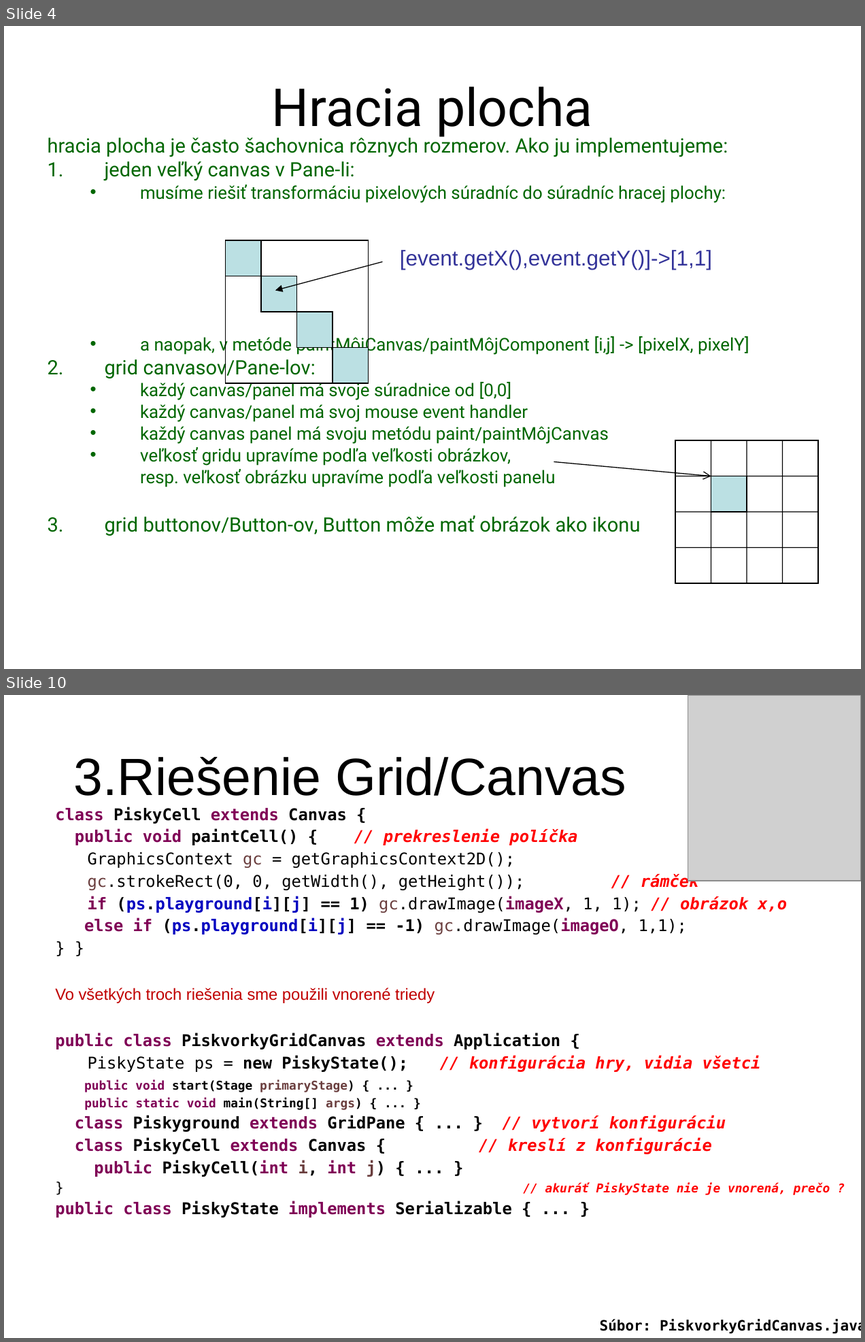
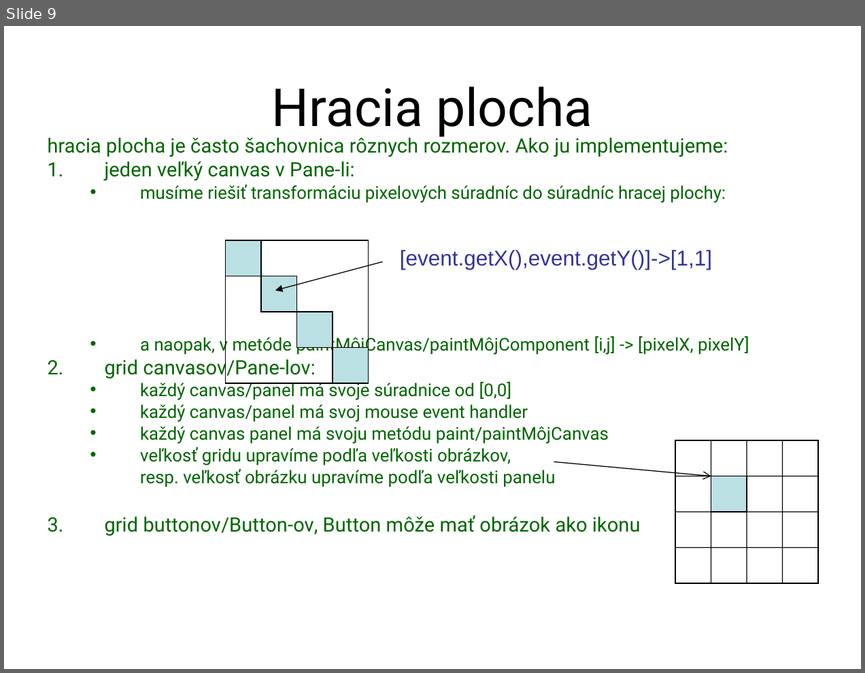
Before and after one commit to Programovanie4/Prednasky, a slide deck: 12/12_java.ppt. Shown one above the other, each under a label of ours: slides 4 and 10 before the commit, slide 9 after it; the slides between them are not shown. The pictures are 865x1342 and 865x673 pixels, drawn with LibreOffice and Linux fonts; fonts in the diff are those of the drawing; grey boxes stand for pictures. Boxes give left, top, right and bottom in pixels: in the first picture for what was removed or moved away, otherwise in the second. Text is boxed around its words. In the diff, an @@ line names an element or a change of style, - is before the commit and + after.

```diff
--- a/12/12_java.ppt
+++ b/12/12_java.ppt
@@ slide 10 removed at bbox=[4, 695, 861, 1338], background #FFFFFF @@
@@ picture removed at bbox=[687, 695, 861, 881] @@
@@ title removed at bbox=[73, 757, 626, 796] @@
-3.Riešenie Grid/Canvas
@@ text removed at bbox=[55, 807, 830, 1217] @@
-class PiskyCell extends Canvas {
-public void paintCell() { // prekreslenie políčka
-GraphicsContext gc = getGraphicsContext2D();
-gc.strokeRect(0, 0, getWidth(), getHeight()); // rámček
-if (ps.playground[i][j] == 1) gc.drawImage(imageX, 1, 1); // obrázok x,o
-else if (ps.playground[i][j] == -1) gc.drawImage(imageO, 1,1);
-} }
-Vo všetkých troch riešenia sme použili vnorené triedy
-public class PiskvorkyGridCanvas extends Application {
-PiskyState ps = new PiskyState(); // konfigurácia hry, vidia všetci
-public void start(Stage primaryStage) { ... }
-public static void main(String[] args) { ... }
-class Piskyground extends GridPane { ... } // vytvorí konfiguráciu
-class PiskyCell extends Canvas { // kreslí z konfigurácie
-public PiskyCell(int i, int j) { ... }
-} // akuráť PiskyState nie je vnorená, prečo ?
-public class PiskyState implements Serializable { ... }
@@ text removed at bbox=[600, 1319, 861, 1334] @@
-Súbor: PiskvorkyGridCanvas.java
@@ what was slide 4 is now slide 9 @@
```
Also in this commit, not shown: 6 slides changed, 7 slides added, 21 other slides removed, 5 other files.
